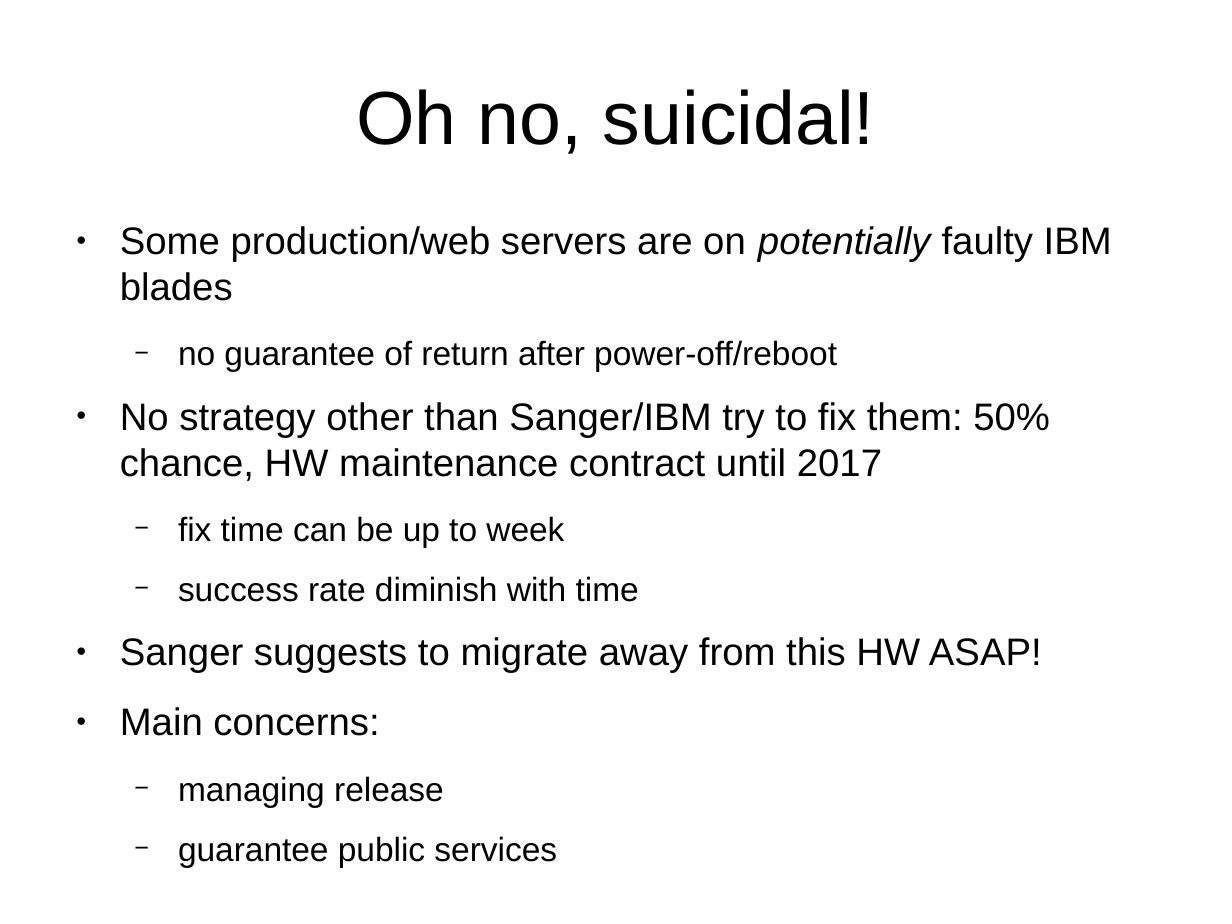
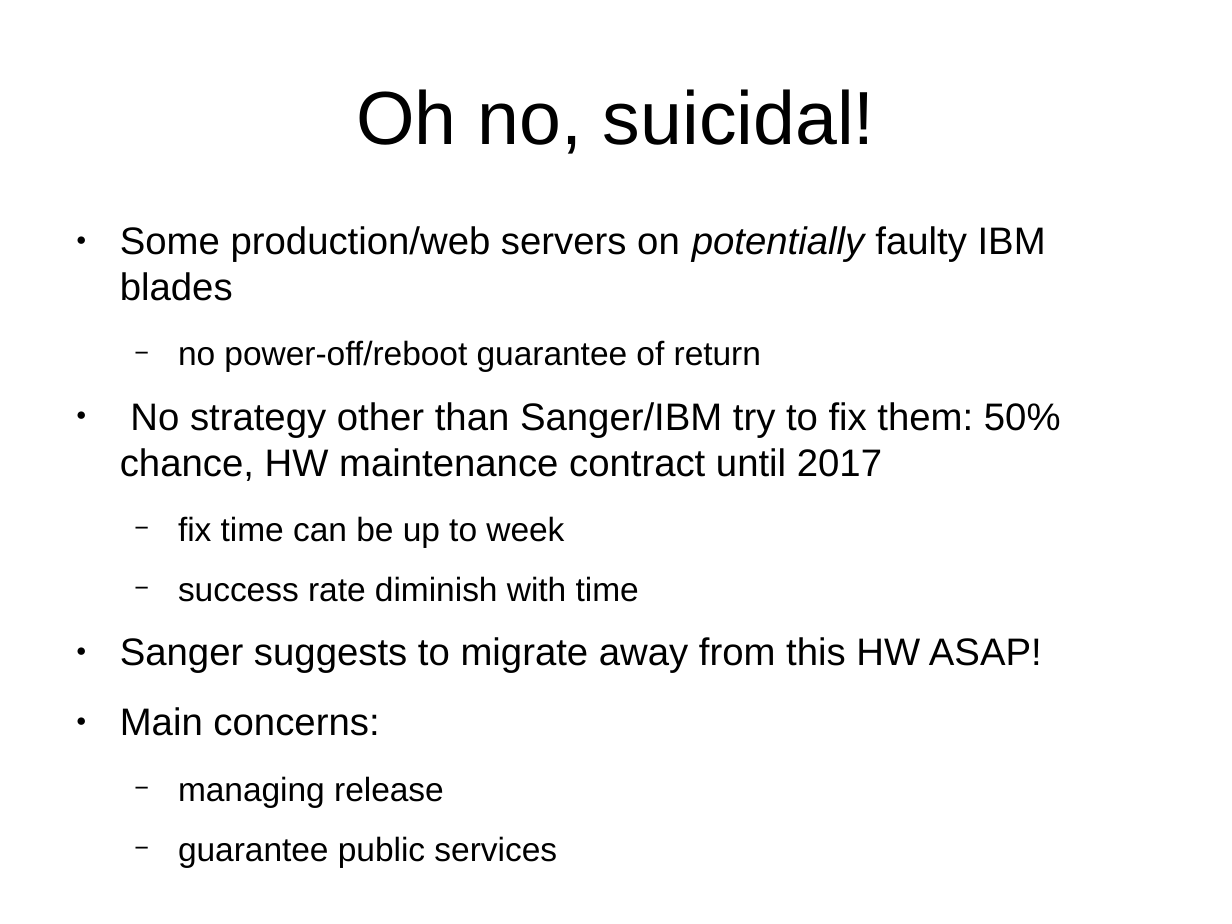
Before and after one commit to avullo/ensembl-migration-pm, a slide deck: slide 8 of data-review-10-16/talk.odp. Drawn at 1232x924 pixels with LibreOffice and Linux fonts; fonts in the diff are those of the drawing; background and template pictures are left out. Boxes give left, top, right and bottom in pixels: in the first picture for what was removed or moved away, otherwise in the second. Text is boxed around its words. In the diff, an @@ line names an element or a change of style, - is before the commit and + after.

Commit message:
Archives/FTP/public MySQL refinements for presentation, production section (almost?) finished.

```diff
--- a/data-review-10-16/talk.odp
+++ b/data-review-10-16/talk.odp
@@ text at (120,226,1046,372): text changed @@
-● Some production/web servers are on potentially faulty IBM blades
-  − no guarantee of return after power-off/reboot
+● Some production/web servers on potentially faulty IBM blades
+  − no power-off/reboot guarantee of return
```
Also in this commit, not shown: 9 other slides changed, 3 slides added, 1 slide removed.
